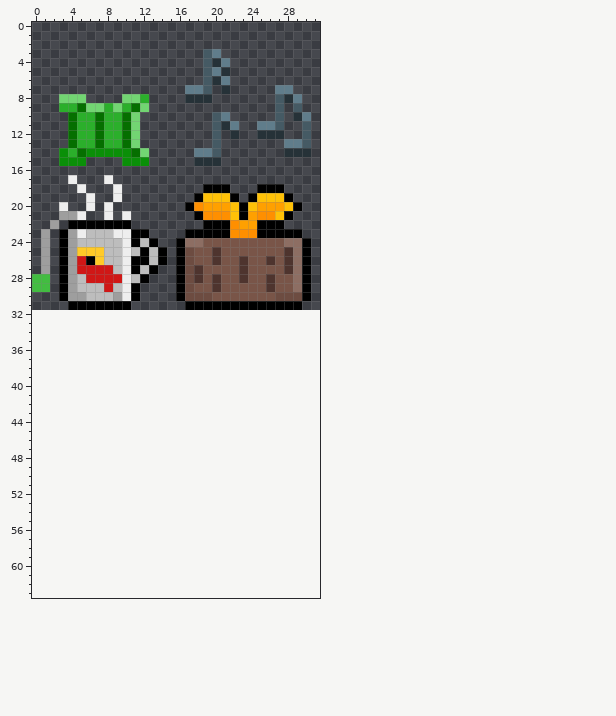
Edited in one commit: pixel-art file (Entwurf/SleeptDown.aseprite). Above is the file before it was changed.
32x32 pixels, 1 frame. The old version is drawn lined up with the new one, on the new canvas.
After:
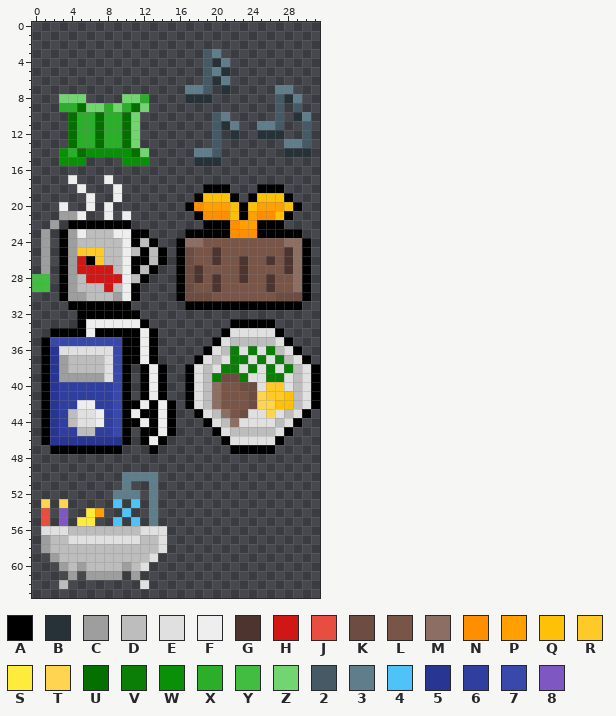
Palette (. is transparent): A #000000  B #263238  C #9e9e9e  D #bdbdbd  E #e0e0e0  F #eeeeee  G #4e342e  H #d01716  J #e84e40  K #6d4c41  L #795548  M #8d6e63  N #ff8f00  P #ffa000  Q #ffc107  R #ffca28  S #ffeb3b  T #ffd54f  U #056f00  V #0a7e07  W #0a8f08  X #2baf2b  Y #42bd41  Z #72d572  2 #455a64  3 #607d8b  4 #4fc3f7  5 #283593  6 #303f9f  7 #3949ab  8 #7e57c2
The edit:
{"change": "canvas 32x32 -> 32x64"}
{"y":32,"x":5,"old":".......","new":"AAAAAAA"}
{"y":33,"x":5,"old":"........","new":"AFFFFFFA"}
{"y":33,"x":22,"old":".....","new":"AAAAA"}
{"y":34,"x":2,"old":"............","new":"AAAAFAAAAAFA"}
{"y":34,"x":21,"old":".......","new":"AEEEEEA"}
{"y":35,"x":1,"old":".............","new":"A77777777AAFA"}
{"y":35,"x":20,"old":".........","new":"AEDDDDDEA"}
{"y":36,"x":1,"old":".............","new":"A5EEEEEE7AAFA"}
{"y":36,"x":19,"old":"...........","new":"AEDVEVEVDEA"}
{"y":37,"x":1,"old":".............","new":"A5CDDDDE7AAFA"}
{"y":37,"x":18,"old":".............","new":"AEDEVVEVEVDEA"}
{"y":38,"x":1,"old":"..........","new":"A5CDDDDE7A"}
{"y":38,"x":12,"old":"...","new":"AFA"}
{"y":38,"x":17,"old":"...............","new":"AEDEVVEVEVEVDEA"}
{"y":39,"x":1,"old":"..........","new":"A5CCCCCE7A"}
{"y":39,"x":12,"old":"...","new":"AFA"}
{"y":39,"x":17,"old":"...............","new":"AEDVKKVEEVVEDEA"}
{"y":40,"x":1,"old":"..........","new":"A56666667A"}
{"y":40,"x":12,"old":"...","new":"AFA"}
{"y":40,"x":17,"old":"...............","new":"AEDMLLKKERREDEA"}
{"y":41,"x":1,"old":"..........","new":"A56666667A"}
{"y":41,"x":12,"old":"...","new":"AFA"}
{"y":41,"x":17,"old":"...............","new":"AEDMLLLKTRRQDEA"}
{"y":42,"x":1,"old":"...............","new":"A566FF667AAFAFA"}
{"y":42,"x":17,"old":"...............","new":"AEDMLLLKTTQQDEA"}
{"y":43,"x":1,"old":"...............","new":"A56DEEF67AFAAFA"}
{"y":43,"x":18,"old":".............","new":"AEDMLKEETEDEA"}
{"y":44,"x":1,"old":"...............","new":"A56DEEF67AAFAFA"}
{"y":44,"x":19,"old":"...........","new":"AEDMEEEEDEA"}
{"y":45,"x":1,"old":"..........","new":"A566DD667A"}
{"y":45,"x":12,"old":"....","new":"AAFA"}
{"y":45,"x":20,"old":".........","new":"AEDDDDDEA"}
{"y":46,"x":1,"old":"..........","new":"A55555555A"}
{"y":46,"x":12,"old":"...","new":"AFA"}
{"y":46,"x":21,"old":".......","new":"AEEEEEA"}
{"y":47,"x":2,"old":"........","new":"AAAAAAAA"}
{"y":47,"x":13,"old":".","new":"A"}
{"y":47,"x":22,"old":".....","new":"AAAAA"}
{"y":50,"x":10,"old":"....","new":"3333"}
{"y":51,"x":10,"old":".","new":"3"}
{"y":51,"x":13,"old":".","new":"3"}
{"y":52,"x":9,"old":"...","new":"333"}
{"y":52,"x":13,"old":".","new":"3"}
{"y":53,"x":1,"old":".","new":"T"}
{"y":53,"x":3,"old":".","new":"T"}
{"y":53,"x":9,"old":".","new":"4"}
{"y":53,"x":11,"old":".","new":"4"}
{"y":53,"x":13,"old":".","new":"3"}
{"y":54,"x":1,"old":".","new":"J"}
{"y":54,"x":3,"old":".","new":"8"}
{"y":54,"x":6,"old":"..","new":"SP"}
{"y":54,"x":10,"old":".","new":"4"}
{"y":54,"x":13,"old":".","new":"3"}
{"y":55,"x":1,"old":".","new":"J"}
{"y":55,"x":3,"old":".","new":"8"}
{"y":55,"x":5,"old":"..","new":"SS"}
{"y":55,"x":9,"old":".","new":"4"}
{"y":55,"x":11,"old":".","new":"4"}
{"y":55,"x":13,"old":".","new":"3"}
{"y":56,"x":1,"old":"..............","new":"EEEDDDDDDDDEEE"}
{"y":57,"x":1,"old":"..............","new":"CDDEEEEEEEEDDE"}
{"y":58,"x":1,"old":"..............","new":"CDDDDDDDDDDDDE"}
{"y":59,"x":2,"old":"............","new":"CDDDDDDDDDDE"}
{"y":60,"x":3,"old":"..........","new":"CDCDDDDCDE"}
{"y":61,"x":4,"old":".","new":"C"}
{"y":61,"x":6,"old":"....","new":"CCCC"}
{"y":61,"x":11,"old":".","new":"C"}
{"y":62,"x":3,"old":".","new":"D"}
{"y":62,"x":12,"old":".","new":"E"}
{"label":"added","picture_box":[41,310,320,589]}
